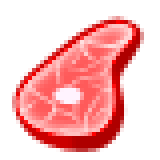
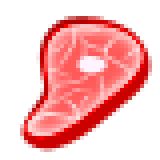
Layered file, before and after one edit (160×160). Changes by layer:
painted on "Фигура 5" over [52, 56, 108, 108]
painted on "Слой 2" over [16, 24, 144, 136]
painted on "Фигура 4 (копия)" over [16, 20, 144, 140]
painted on "Слой 3" over [12, 16, 152, 152]
painted on "Фигура 4" over [12, 16, 152, 152]
